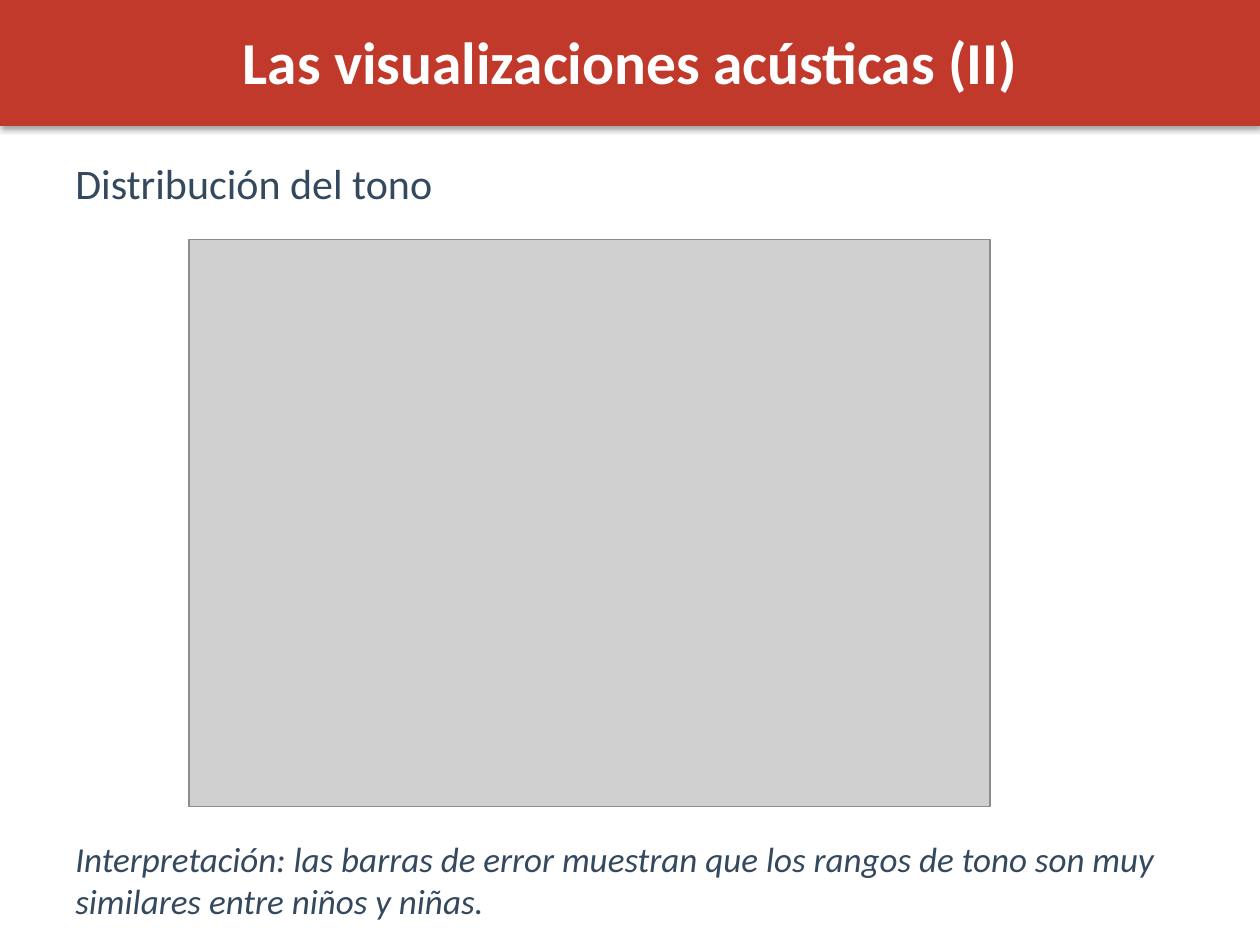
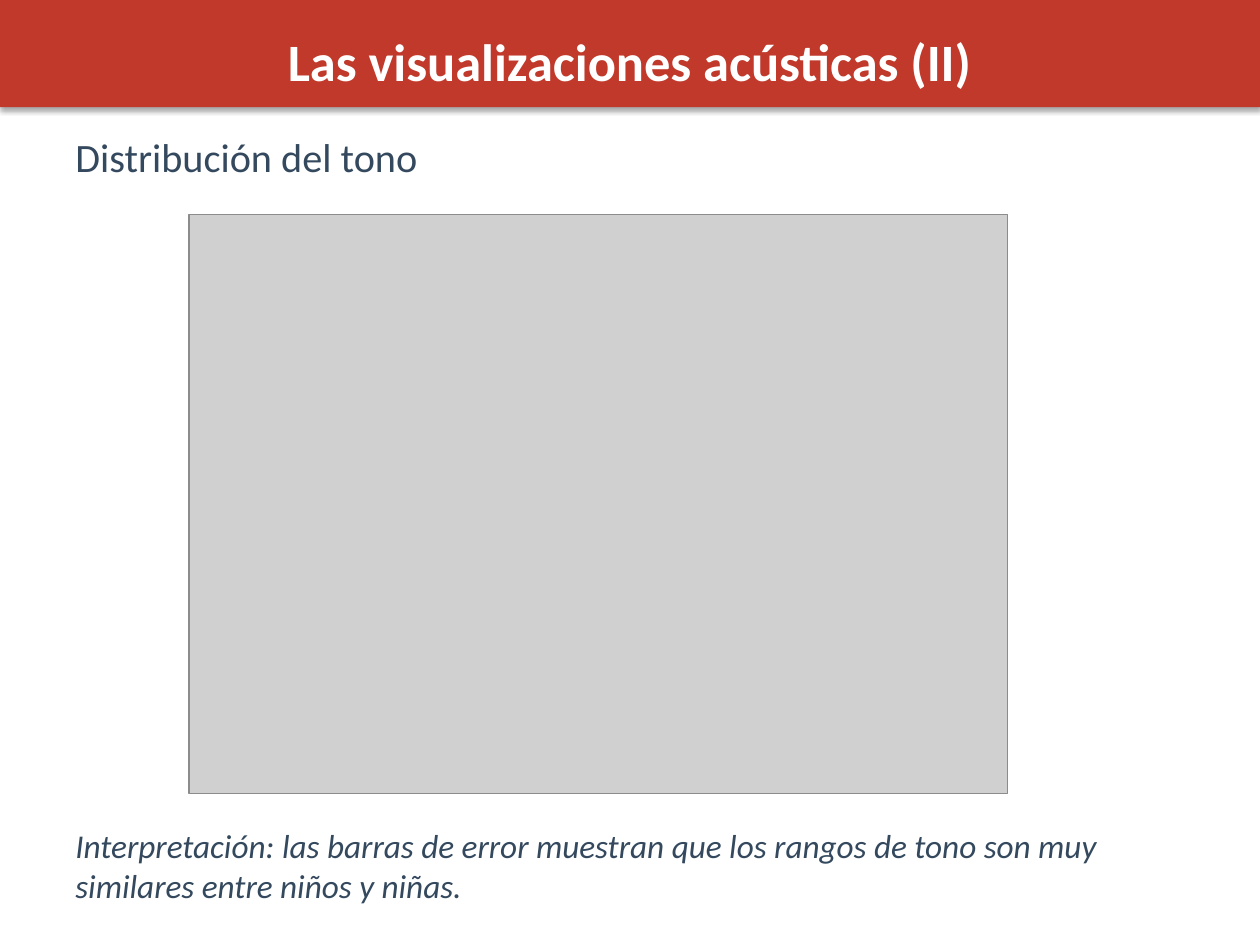
Before and after one commit to maquemmados/vozvozvoz, a slide deck: slide 10 of presentacion.pptx. Drawn at 1260x945 pixels with LibreOffice and Linux fonts; fonts in the diff are those of the drawing; grey boxes stand for pictures. Boxes give left, top, right and bottom in pixels: in the first picture for what was removed or moved away, otherwise in the second. Text is boxed around its words. In the diff, an @@ line names an element or a change of style, - is before the commit and + after.

```diff
--- a/presentacion.pptx
+++ b/presentacion.pptx
@@ rectangle: place and size @@
-rectangle at <box>0,0,1260,126</box>
+rectangle at <box>0,0,1260,107</box>
@@ text "Las visualizaciones acústicas (II)" at <box>288,42,971,89</box>: size 34 to 30 pt @@
@@ text "Distribución del tono": place and size @@
-text "Distribución del tono" at <box>75,170,432,200</box>
+text "Distribución del tono" at <box>75,144,418,173</box>
@@ text "Distribución del tono" at <box>75,144,418,173</box>: size 24 to 23 pt @@
@@ picture: place and size @@
-picture at <box>189,239,990,806</box>
+picture at <box>189,214,1008,794</box>
@@ text "Interpretación: las barras de error ...": place and size @@
-text "Interpretación: las barras de error ..." at <box>75,847,1153,920</box>
+text "Interpretación: las barras de error ..." at <box>75,835,1096,904</box>
@@ text "Interpretación: las barras de error ..." at <box>75,835,1096,904</box>: size 20 to 19 pt @@
```
Also in this commit, not shown: 19 other slides changed, 1 other file.
